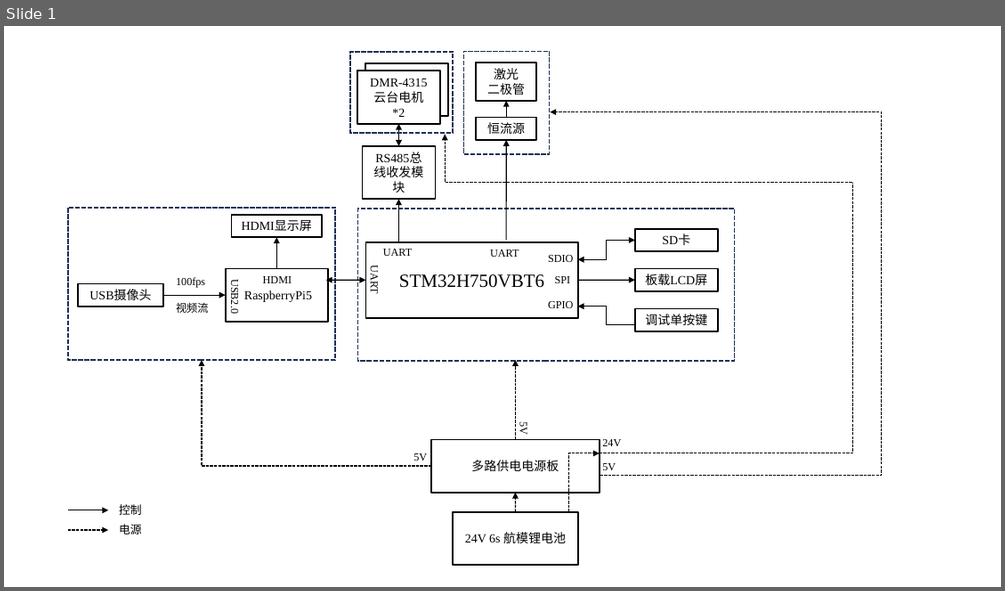
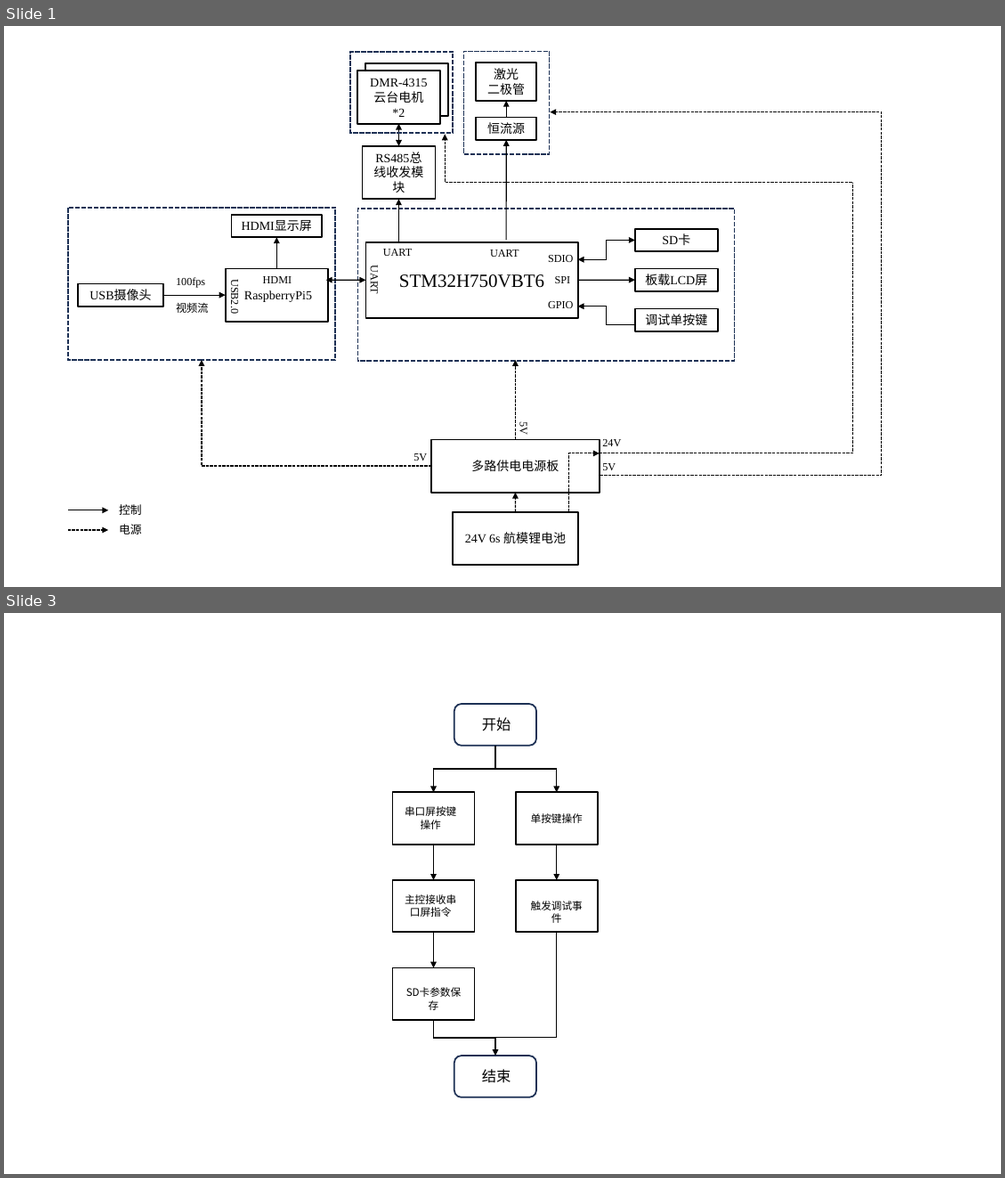
Before and after one commit to Mr-Pian/MSB_Project, a slide deck: Document/报告/一些框图.pptx. Shown one above the other, each under a label of ours: slide 1 before the commit, slides 1 and 3 after it; the slides between them are not shown. The pictures are 1005x591 and 1005x1178 pixels, drawn with LibreOffice and Linux fonts; fonts in the diff are those of the drawing. Boxes give left, top, right and bottom in pixels: in the first picture for what was removed or moved away, otherwise in the second. Text is boxed around its words. In the diff, an @@ line names an element or a change of style, - is before the commit and + after.

```diff
--- a/Document/报告/一些框图.pptx
+++ b/Document/报告/一些框图.pptx
@@ slide 3 added at [4,613,1001,1174], background #FFFFFF @@
@@ rounded rectangle added at [454,705,536,747], outline #1E3256 1.5 pt @@
@@ text added at [482,717,511,731], 14 pt, text #000000 @@
+开始
@@ elbow arrow added from (495, 746) to (433, 793), #000000 1 pt @@
@@ elbow arrow added from (494, 769) to (557, 793), #000000 1 pt @@
@@ rectangle added at [393,793,475,844], outline #000000 1.5 pt @@
@@ rectangle added at [516,793,598,844], outline #000000 1.5 pt @@
@@ text added at [404,806,456,829], 10 pt, text #000000 @@
+串口屏按键操作
@@ text added at [531,813,582,823], 10 pt, text #000000 @@
+单按键操作
@@ arrow added from (433, 844) to (433, 880), #000000 1 pt @@
@@ arrow added from (557, 844) to (557, 880), #000000 1 pt @@
@@ rectangle added at [393,880,475,932], outline #000000 1.5 pt @@
@@ text added at [404,894,456,916], 10 pt, text #000000 @@
+主控接收串口屏指令
@@ rectangle added at [516,880,598,932], outline #000000 1.5 pt @@
@@ text added at [531,900,582,923], 10 pt, text #000000 @@
+触发调试事件
@@ arrow added from (433, 933) to (433, 967), #000000 1 pt @@
@@ elbow line added from (557, 933) to (494, 1037), #000000 1 pt @@
@@ rectangle added at [393,967,475,1019], outline #000000 1.5 pt @@
@@ text added at [396,982,472,1015], 10 pt, text #000000 @@
+SD卡参数保存
@@ elbow arrow added from (433, 1020) to (495, 1055), #000000 1 pt @@
@@ rounded rectangle added at [454,1055,536,1097], outline #1E3256 1.5 pt @@
@@ text added at [482,1069,511,1083], 14 pt, text #000000 @@
+结束
```
Also in this commit, not shown: 1 other slide added, 1 slide removed, 1 other file.
